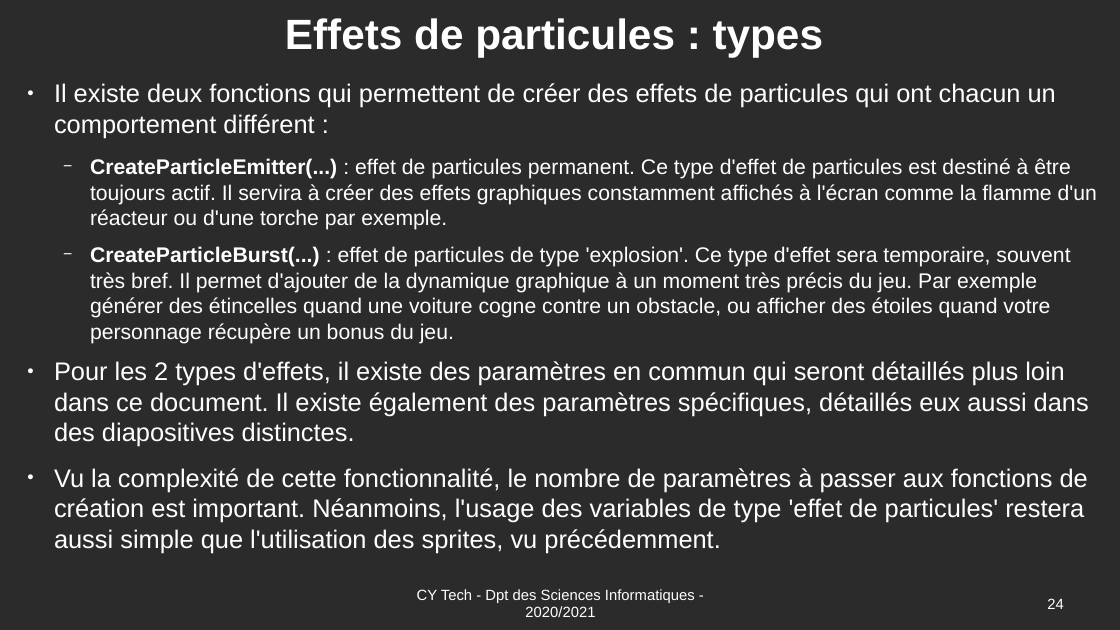
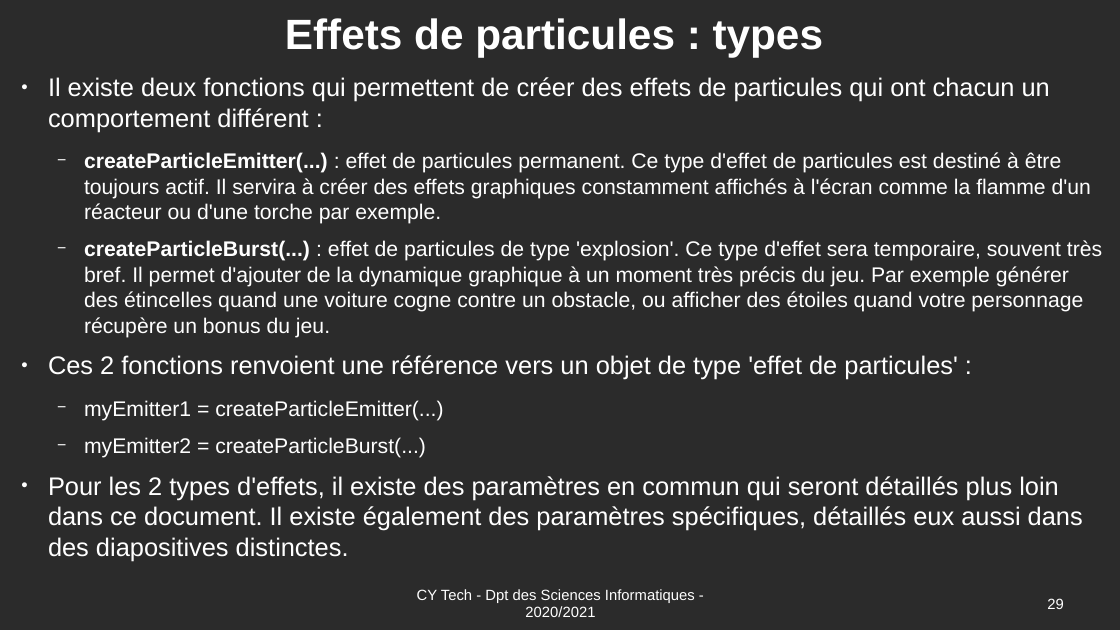
Before and after one commit to Romuald78/pyArcade, a slide deck: slide 29 of doc/UE_Libre_Jeu_Arcade_Documentation.odp (slide 24 before the commit). Drawn at 1120x630 pixels with LibreOffice and Linux fonts; fonts in the diff are those of the drawing; background and template pictures are left out; a plain dark background stands for a picture behind light text. Boxes give left, top, right and bottom in pixels: in the first picture for what was removed or moved away, otherwise in the second. Text is boxed around its words. In the diff, an @@ line names an element or a change of style, - is before the commit and + after.

```diff
--- a/doc/UE_Libre_Jeu_Arcade_Documentation.odp
+++ b/doc/UE_Libre_Jeu_Arcade_Documentation.odp
@@ text at (48,152,1102,458): text changed @@
-  − CreateParticleEmitter(...) : effet de particules permanent. Ce type d'effet de particules est destiné à être toujours actif. Il servira à créer des effets graphiques constamment affichés à l'écran comme la flamme d'un réacteur ou d'une torche par exemple.
-  − CreateParticleBurst(...) : effet de particules de type 'explosion'. Ce type d'effet sera temporaire, souvent très bref. Il permet d'ajouter de la dynamique graphique à un moment très précis du jeu. Par exemple générer des étincelles quand une voiture cogne contre un obstacle, ou afficher des étoiles quand votre personnage récupère un bonus du jeu.
+  − createParticleEmitter(...) : effet de particules permanent. Ce type d'effet de particules est destiné à être toujours actif. Il servira à créer des effets graphiques constamment affichés à l'écran comme la flamme d'un réacteur ou d'une torche par exemple.
+  − createParticleBurst(...) : effet de particules de type 'explosion'. Ce type d'effet sera temporaire, souvent très bref. Il permet d'ajouter de la dynamique graphique à un moment très précis du jeu. Par exemple générer des étincelles quand une voiture cogne contre un obstacle, ou afficher des étoiles quand votre personnage récupère un bonus du jeu.
+● Ces 2 fonctions renvoient une référence vers un objet de type 'effet de particules' :
+  − myEmitter1 = createParticleEmitter(...)
+  − myEmitter2 = createParticleBurst(...)
@@ text at (54,468,1088,553): paragraph removed @@
-● Vu la complexité de cette fonctionnalité, le nombre de paramètres à passer aux fonctions de création est important. Néanmoins, l'usage des variables de type 'effet de particules' restera aussi simple que l'utilisation des sprites, vu précédemment.
@@ page number at (1047,598,1063,609): text changed @@
-24
+29
```
Also in this commit, not shown: 4 other slides changed, 7 slides added, 2 other files.
